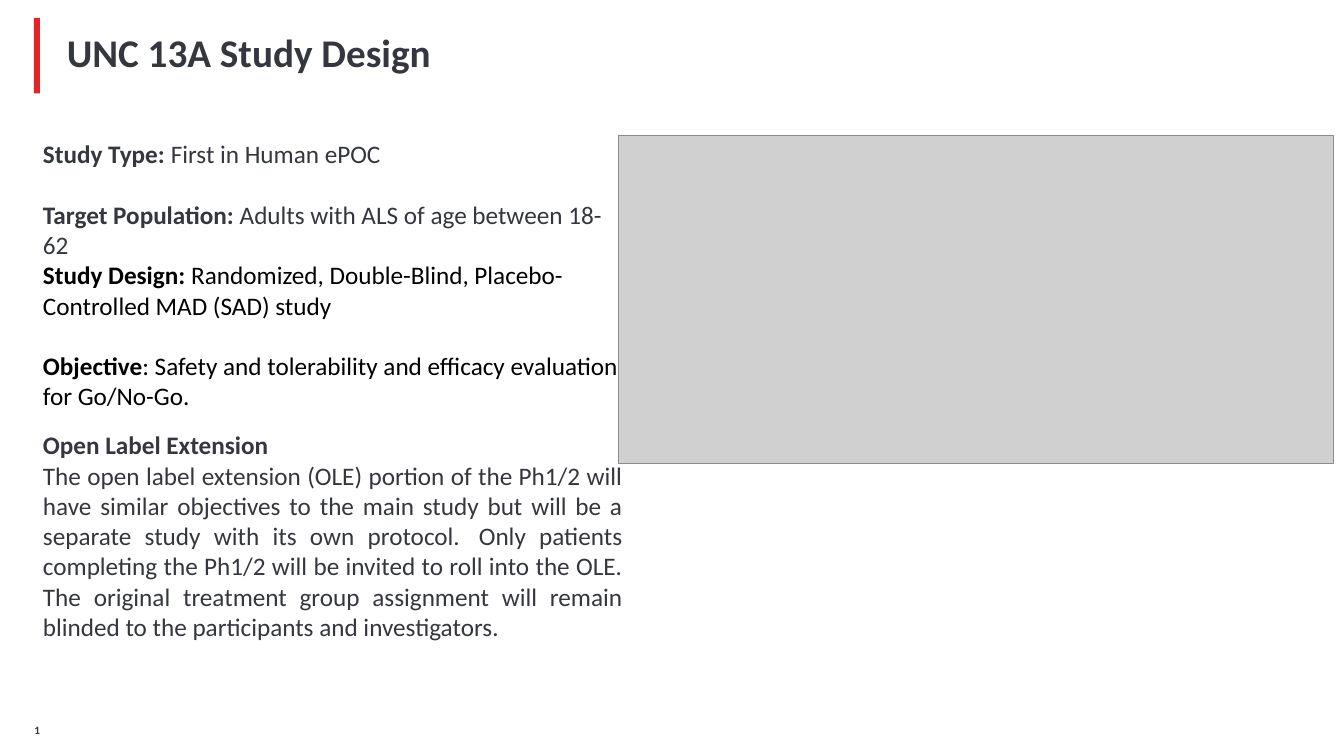
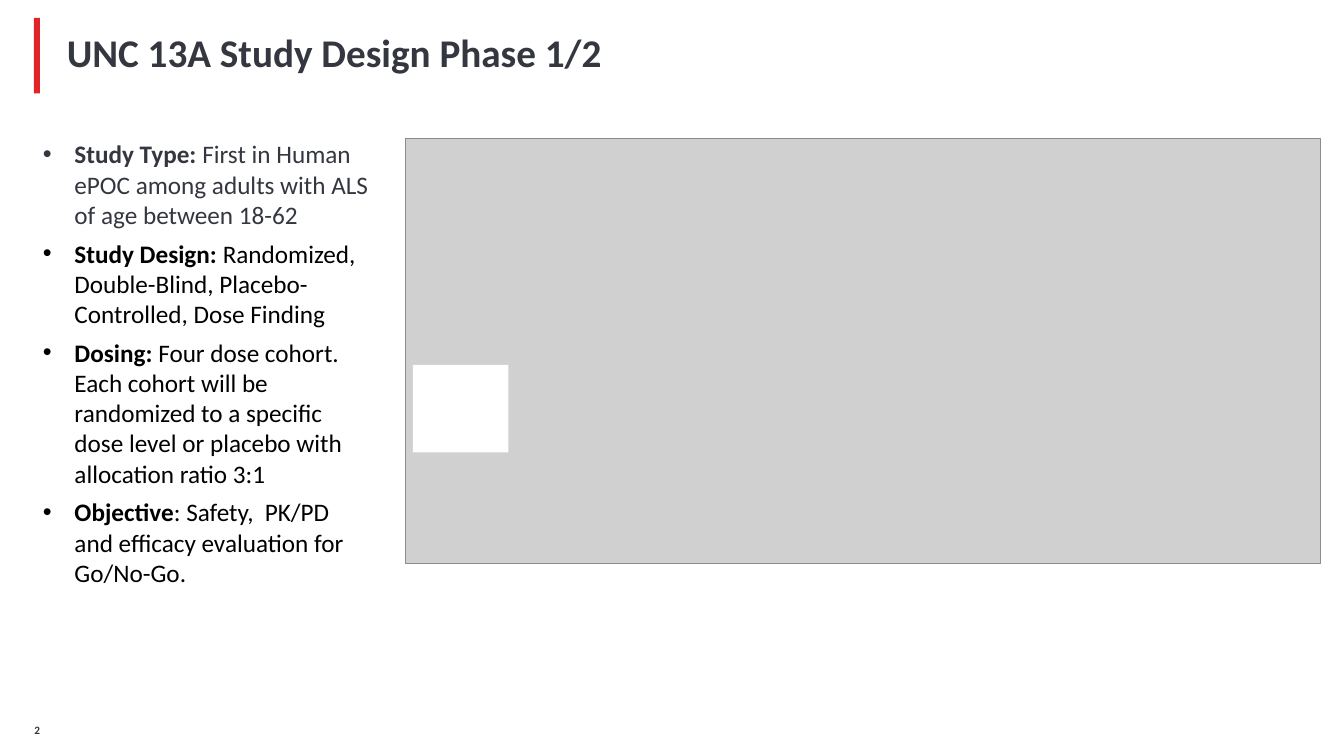
Before and after one commit to YushufSharker/ALS, a slide deck: slide 3 of OutputDocuments/ALS_Slide_deck_STAT.pptx (slide 2 before the commit). Drawn at 1344x756 pixels with LibreOffice and Linux fonts; fonts in the diff are those of the drawing; grey boxes stand for pictures; background and template pictures are left out. Boxes give left, top, right and bottom in pixels: in the first picture for what was removed or moved away, otherwise in the second. Text is boxed around its words. In the diff, an @@ line names an element or a change of style, - is before the commit and + after.

```diff
--- a/OutputDocuments/ALS_Slide_deck_STAT.pptx
+++ b/OutputDocuments/ALS_Slide_deck_STAT.pptx
@@ title at (67, 39, 601, 74): text changed @@
-UNC 13A Study Design
+UNC 13A Study Design Phase 1/2
@@ text at (74, 145, 368, 583): text changed; text colour #34373F to #000000 @@
-Study Type: First in Human ePOC
-Target Population: Adults with ALS of age between 18-62
-Study Design: Randomized, Double-Blind, Placebo-Controlled MAD (SAD) study
-Objective: Safety and tolerability and efficacy evaluation for Go/No-Go.
-Open Label Extension
-The open label extension (OLE) portion of the Ph1/2 will have similar objectives to the main study but will be a separate study with its own protocol. Only patients completing the Ph1/2 will be invited to roll into the OLE. The original treatment group assignment will remain blinded to the participants and investigators.
+• Study Type: First in Human ePOC among adults with ALS of age between 18-62
+• Study Design: Randomized, Double-Blind, Placebo-Controlled, Dose Finding
+• Dosing: Four dose cohort. Each cohort will be randomized to a specific dose level or placebo with allocation ratio 3:1
+• Objective: Safety, PK/PD and efficacy evaluation for Go/No-Go.
@@ picture: place and size @@
-picture at (619, 136, 1334, 464)
+picture at (405, 138, 1321, 564)
@@ rectangle added at (413, 365, 509, 453), fill #FFFFFF @@
```
Also in this commit, not shown: 11 other slides changed, 3 slides added, 1 other file.
